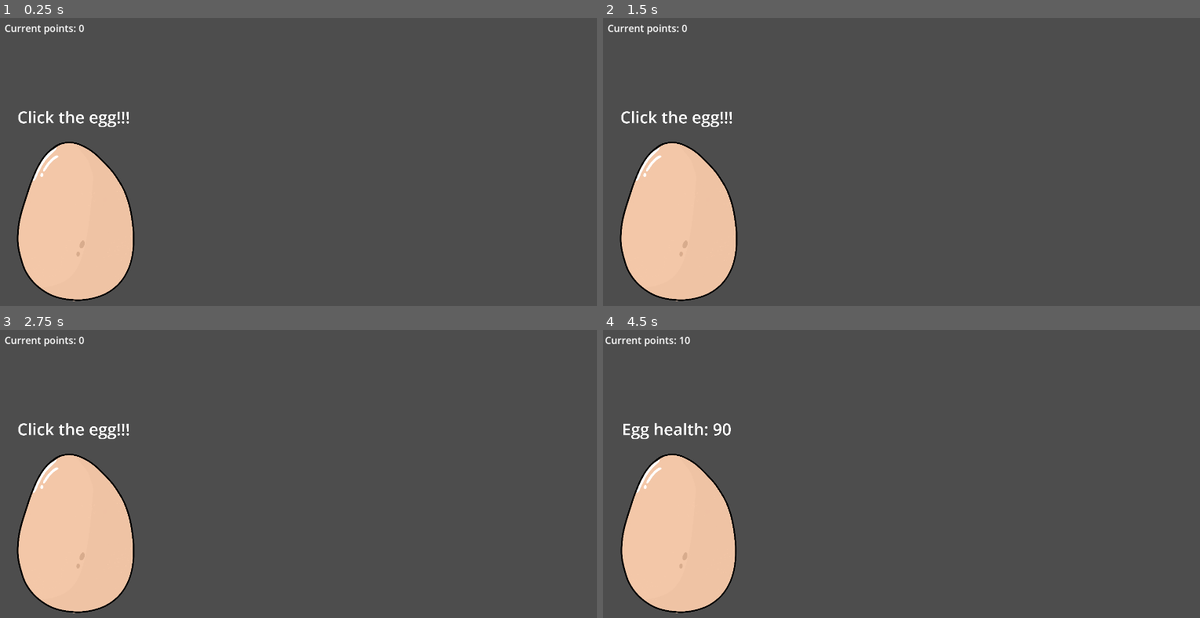
Above: before the commit, frames 1-4 (two rows, left to right).
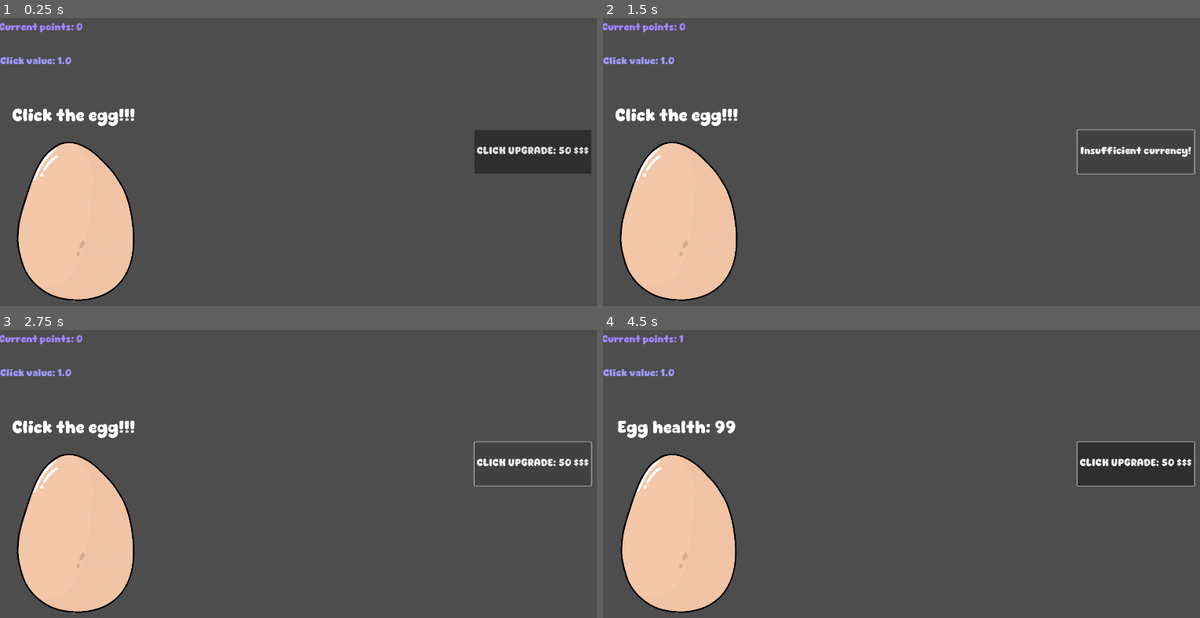
Above: after the commit, the same moments.

Repository: cherciAdelin/Quacky-Clicker
Game: Godot game, scene res://Scenes/main.tscn
Same seed, same stepped clock (60 frames per second), same inputs: the game is played once before the commit and once after it.
Inputs (mouse positions are in pixels of both pictures, inside the frame that each line leads up to):
- Up to frame 1 (0.25 s): no input
- Up to frame 2 (1.5 s): click (1134, 150) at 0.5 s, where only the run after the commit has a clickable "CLICK UPGRADE: 50 $$$"; click (1134, 150) at 1.25 s, where only the run after the commit has a clickable "Insufficient currency!"
- Up to frame 3 (2.75 s): click (531, 462) at 2 s, where only the run after the commit has a clickable "Insufficient currency!"
- Up to frame 4 (4.5 s): click (1134, 462) at 2.75 s, where only the run after the commit has a clickable "CLICK UPGRADE: 50 $$$"; click (1134, 462) at 3.5 s, where only the run after the commit has a clickable "CLICK UPGRADE: 50 $$$"; move the mouse to (680, 534) at 4.27 s; press the mouse at (680, 534) at 4.28 s

The runs differ from the first frame. In frame 1, 3.9% of the frame differs, in the area x 0-99%, y 1-55%; in frame 2, 1.5%; in frame 3, 1.6%; in frame 4, 4.0%, in the area x 0-100%, y 1-55%.

Commit message:
day1 progress
added an upgrade click value button, max_health growth of the egg based on how many eggs you have broken and a duck cursor

Diff:
--- a/Scenes/egg.tscn
+++ b/Scenes/egg.tscn
@@ -1,7 +1,8 @@
-[gd_scene load_steps=4 format=3 uid="uid://b88b3ell8pfih"]
+[gd_scene load_steps=5 format=3 uid="uid://b88b3ell8pfih"]
 
 [ext_resource type="Script" uid="uid://bveltrx3av83w" path="res://Scripts/egg.gd" id="1_1iuog"]
 [ext_resource type="Texture2D" uid="uid://b1or317vt5i5v" path="res://Assets/Sprites/Egg/Egg_full_202510151033_14760.png" id="1_jdgtd"]
+[ext_resource type="FontFile" uid="uid://w54u7a0mjjv7" path="res://Assets/Sprites/Fonts/Cute Dino.ttf" id="3_85tk0"]
 
 [sub_resource type="CapsuleShape2D" id="CapsuleShape2D_1iuog"]
 radius = 907.0
@@ -24,6 +25,7 @@
 offset_top = -1909.0
 offset_right = 1289.0
 offset_bottom = -1319.0
+theme_override_fonts/font = ExtResource("3_85tk0")
 theme_override_font_sizes/font_size = 250
 text = "Click the egg!!!"
 horizontal_alignment = 1
--- a/Scenes/main.tscn
+++ b/Scenes/main.tscn
@@ -1,7 +1,8 @@
-[gd_scene load_steps=3 format=3 uid="uid://dhcb5h7hybshs"]
+[gd_scene load_steps=4 format=3 uid="uid://dhcb5h7hybshs"]
 
 [ext_resource type="Script" uid="uid://c7lib2a2hajw2" path="res://Scripts/main.gd" id="1_jjgbg"]
 [ext_resource type="PackedScene" uid="uid://b88b3ell8pfih" path="res://Scenes/egg.tscn" id="2_bo1nx"]
+[ext_resource type="FontFile" uid="uid://w54u7a0mjjv7" path="res://Assets/Sprites/Fonts/Cute Dino.ttf" id="3_8gbba"]
 
 [node name="Main" type="Node2D"]
 script = ExtResource("1_jjgbg")
@@ -23,10 +24,32 @@
 offset_top = 1.0
 offset_right = 282.0
 offset_bottom = 86.0
+theme_override_colors/font_color = Color(0.63529414, 0.52156866, 1, 1)
+theme_override_fonts/font = ExtResource("3_8gbba")
 theme_override_font_sizes/font_size = 30
-text = "AAA"
-horizontal_alignment = 1
+text = "Current score:"
 vertical_alignment = 1
+
+[node name="Click_val" type="Label" parent="UI"]
+offset_left = 5.0
+offset_top = 95.0
+offset_right = 271.0
+offset_bottom = 200.0
+theme_override_colors/font_color = Color(0.62352943, 0.59607846, 1, 1)
+theme_override_fonts/font = ExtResource("3_8gbba")
+theme_override_font_sizes/font_size = 30
+text = "Click value:"
+vertical_alignment = 1
+
+[node name="Upgrade1" type="Button" parent="UI"]
+offset_left = 1458.0
+offset_top = 357.0
+offset_right = 1816.0
+offset_bottom = 490.0
+theme_override_fonts/font = ExtResource("3_8gbba")
+theme_override_font_sizes/font_size = 30
+text = "Upgrade button"
 
 [connection signal="egg_broken" from="Egg" to="." method="_on_egg_egg_broken"]
 [connection signal="egg_pressed" from="Egg" to="." method="_on_egg_egg_pressed"]
+[connection signal="pressed" from="UI/Upgrade1" to="." method="_on_upgrade_1_pressed"]
--- /dev/null
+++ b/Scenes/upgrade_1.gd
@@ -0,0 +1 @@
+extends TextureButton
--- /dev/null
+++ b/Scripts/DmgPopup.gd
@@ -0,0 +1,13 @@
+extends Node2D
+
+@onready var label = $Label
+
+func show_dmg(amount: int):
+	$Label.text = str(amount)
+
+	var tween := create_tween()
+
+	tween.tween_property(self, "position: y", position.y - 30, 0.6)
+	tween.parallel().tween_property(self, "modulate", 0.0, 0.6)
+
+	tween.finished.connect(queue_free)
--- a/Scripts/egg.gd
+++ b/Scripts/egg.gd
@@ -1,13 +1,25 @@
 extends Area2D
 
+	## Variables
+
+## signals for when you click/break the egg that trigger functions
+## in the main script
 signal egg_pressed
 signal egg_broken
 
+## variables that are used to manipulate the health of the egg
 var egg_health := 100
-const max_egg_health := 100
+var max_egg_health := 100.0
+## variable used in a function that checks if you have broken the
+## required number of eggs. If the threshold is reached, the max health
+## of the egg grows by *10
+var egg_threshold := 10
+## connects variables and functions from the main script to this script
 var main
 
+## sprite has easy access to the sprite2d
 @onready var sprite = $egg_sprite
+##preloads the textures for the egg at the start of the program
 @onready var egg_textures := {
 	100:	preload("res://Assets/Sprites/Egg/Egg_full_202510151033_14760.png"),
 	75:		preload("res://Assets/Sprites/Egg/Egg_cracked1_202510151033_14758.png"),
@@ -16,6 +28,10 @@
 	0:		preload("res://Assets/Sprites/Egg/Egg_broken_202510151033_14751.png"),
 }
 
+
+	##EGG
+
+## when you click the egg it triggers every command in this function
 func _on_input_event(_viewport: Node, event: InputEvent, _shape_idx: int) -> void:
 	if(event.is_action_pressed("left_click")):
 		egg_pressed.emit()
@@ -24,7 +40,11 @@
 		animate_tween()
 
 
-# egg health
+	## egg health
+
+## sets the health between -1 and max_egg_health which updates based on the number
+## of eggs broken, updates the egg sprite when the egg reaches 75%,
+## 50%, 25%, 0% health and when the egg health drops below 0 it resets the egg
 func take_dmg(amount:int):
 	egg_health = clamp(egg_health - amount, -1, max_egg_health)
 	$egg_hp.text = "Egg health: " + str(egg_health)
@@ -34,21 +54,36 @@
 		reset_egg()
 
 
-#sprite manipulation
+	## sprite manipulation
+
+## function that changes sprites based on the %health left which is calculated in
+## the "percent" variable with the formula below
 func change_sprite():
-	var percent := egg_health
+	var percent: float
 	var threshholds = [0, 25, 50, 75, 100]
+
+	percent = (egg_health / max_egg_health) * 100
 
 	for i in threshholds:
 		if(percent <= i):
 			sprite.texture = egg_textures[i]
 			break
 
+
+## function that resets the health and sprite of the egg and it
+## increases the %maxhealth of the egg if a certain number of eggs have been
+## broken
 func reset_egg():
-	egg_health = max_egg_health
-	$egg_hp.text = "Egg health: " + str(max_egg_health)
-	sprite.texture = egg_textures[max_egg_health]
+	if(main.eggs_broken >= egg_threshold):
+		max_egg_health *= 10
+		egg_threshold *= 10
+	egg_health = int(max_egg_health)
+	$egg_hp.text = "Egg health: " + str(egg_health)
+	sprite.texture = egg_textures[100]
 
+
+## function that changes the size of the sprite to create the illusion of the
+## egg bouncing when you click it
 func animate_tween():
 	var tween := create_tween()
 	tween.set_trans(Tween.TRANS_BACK)
--- a/Scripts/main.gd
+++ b/Scripts/main.gd
@@ -1,22 +1,63 @@
 extends Node2D
 
-var points := 0
-var click_value := 10
+	## Variables
+
+## variables that hold the score, damage-per-click, number of eggs broken
+## the cost of the damage upgrades and the current upgrade dmg value
+var points := 0.0
+var click_value := 1.0
 var eggs_broken := 0
+var up_cost := 50
+var up_val := 1.0
 
+## first line creates the connection between this script and the egg script
+## second line updates every value and label the moment you run the program
 func _ready() -> void:
-	#DisplayServer.window_set_mode(DisplayServer.WindowMode.WINDOW_MODE_FULLSCREEN)
 	$Egg.main = self
 	update_ui()
 
+	## Egg functions
+
+## the signal you get from the egg collision shape when you click it
+## it increases the "Currency" you have and also updates the UI
 func _on_egg_egg_pressed() -> void:
 	points += click_value
 	update_ui()
 
+## updates every label on-screen with the latest values
 func update_ui():
-	$UI/Score.text = "Current points: " + str(points)
+	$UI/Score.text = "Current points: " + str(int(points))
+	$UI/Click_val.text = "Click value: " + str(click_value)
+	$UI/Upgrade1.text = "CLICK UPGRADE: " + str(up_cost) + " $$$"
 
+## the signal you get when the egg health drops below 0
+## it increases the number of eggs broken and provides a 20% bonus to your current points
 func _on_egg_egg_broken() -> void:
 	eggs_broken += 1
-	points += int(points*0.1)
+	points += int(points*0.2)
 	$UI/Score.text = "Congratulations! You have broken " + str(eggs_broken) + " eggs! Bonus points awarded!"
+
+	## Upgrade button functions
+
+## the signal you get when you press the upgrade button
+## it either tells you you don't have enough currency to upgrade or
+## subtracts the upgrade cost from your current currency, increases the cost of the next upgrade
+## increases the damage you deal to the egg and displays appropriate messages for each case
+func _on_upgrade_1_pressed() -> void:
+	if(points < up_cost):
+		$UI/Upgrade1.text = "Insufficient currency!"
+		await get_tree().create_timer(2.0).timeout
+		update_ui()
+	else:
+		points -= up_cost
+		up_cost += up_cost + 50
+		up_clickval_flat()
+		$UI/Upgrade1.text = "Upgrade succesful!"
+		await get_tree().create_timer(2.0).timeout
+		update_ui()
+
+## increases the damage you deal to the egg and increases the next upgrade value by 0.1
+func up_clickval_flat():
+	click_value += up_val
+	up_val += 0.1
+	update_ui()
--- a/project.godot
+++ b/project.godot
@@ -20,6 +20,7 @@
 window/size/viewport_width=1920
 window/size/viewport_height=1080
 window/size/mode=4
+mouse_cursor/custom_image="uid://86tjtsowh8s3"
 
 [input]
 
Binary file added: Assets/Sprites/Coursor/coursor_202510151842_50412 (1).png
Not shown, added: Assets/Sprites/Coursor/coursor_202510151842_50412 (1).png.import
Binary file added: Assets/Sprites/Fonts/Cute Dino.ttf
Not shown, added: Assets/Sprites/Fonts/Cute Dino.ttf.import
Not shown, added: Assets/Sprites/Fonts/Super Kindly.ttf.import
Not shown, changed: .gitignore
